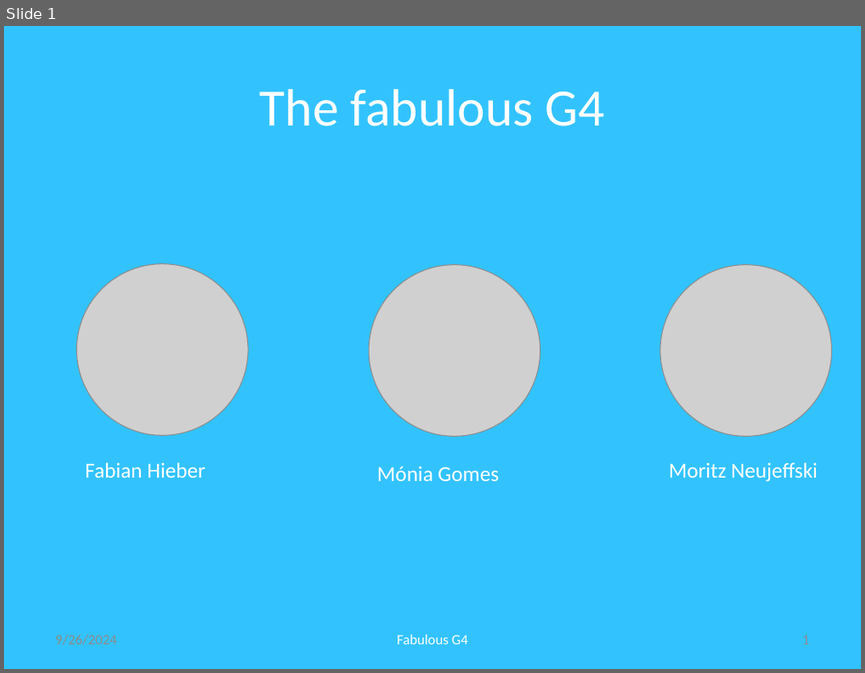
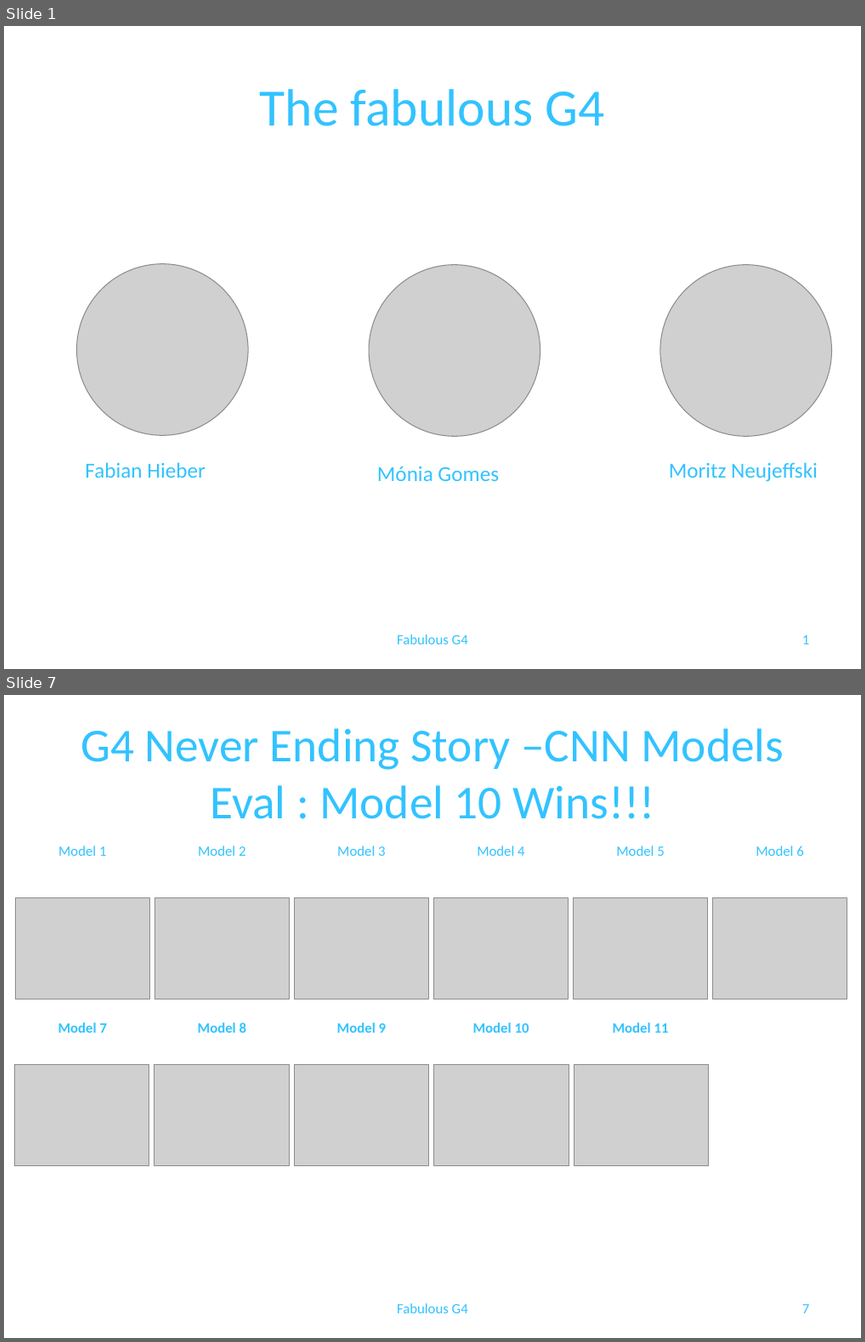
Before and after one commit to babyodacode/image_classification_project, a slide deck: docs/Deep learning Image Classification with CNN_G4.pptx. Shown one above the other, each under a label of ours: slide 1 before the commit, slides 1 and 7 after it; the slides between them are not shown. The pictures are 865x673 and 865x1342 pixels, drawn with LibreOffice and Linux fonts; fonts in the diff are those of the drawing; grey boxes stand for pictures. Boxes give left, top, right and bottom in pixels: in the first picture for what was removed or moved away, otherwise in the second. Text is boxed around its words. In the diff, an @@ line names an element or a change of style, - is before the commit and + after.

```diff
--- a/docs/Deep learning Image Classification with CNN_G4.pptx
+++ b/docs/Deep learning Image Classification with CNN_G4.pptx
@@ slide 7 added at (x1=4, y1=695, x2=861, y2=1338), background #FFFFFF @@
@@ title added at (x1=80, y1=728, x2=783, y2=819), 39.6 pt, text #32C3FF @@
+G4 Never Ending Story –CNN Models Eval : Model 10 Wins!!!
@@ table added at (x1=12, y1=838, x2=851, y2=1182), 4 rows, 6 columns @@
+Model 1 | Model 2 | Model 3 | Model 4 | Model 5 | Model 6
+ |  |  |  |  | 
+Model 7 | Model 8 | Model 9 | Model 10 | Model 11 | 
+ |  |  |  |  | 
@@ picture added at (x1=15, y1=898, x2=149, y2=999) @@
@@ picture added at (x1=154, y1=898, x2=290, y2=999) @@
@@ picture added at (x1=295, y1=898, x2=429, y2=999) @@
@@ picture added at (x1=433, y1=898, x2=568, y2=999) @@
@@ picture added at (x1=573, y1=898, x2=708, y2=999) @@
@@ picture added at (x1=713, y1=898, x2=847, y2=999) @@
@@ picture added at (x1=14, y1=1064, x2=148, y2=1165) @@
@@ picture added at (x1=154, y1=1064, x2=289, y2=1165) @@
@@ picture added at (x1=295, y1=1064, x2=429, y2=1165) @@
@@ picture added at (x1=434, y1=1064, x2=568, y2=1165) @@
@@ picture added at (x1=574, y1=1064, x2=709, y2=1165) @@
@@ text added at (x1=397, y1=1303, x2=468, y2=1313), 12 pt, text #32C3FF @@
+Fabulous G4
@@ page number added at (x1=802, y1=1304, x2=809, y2=1313), 12 pt, text #32C3FF @@
+7
@@ slide 1 changed as well @@
@@ background #32C3FF to #FFFFFF @@
@@ text removed at (x1=55, y1=634, x2=116, y2=645) @@
-9/26/2024
@@ text colour #FFFFFF to #32C3FF in 5 elements at (x1=260, y1=89, x2=604, y2=126), (x1=669, y1=462, x2=817, y2=482), (x1=377, y1=465, x2=499, y2=481), (x1=85, y1=462, x2=205, y2=477), (x1=397, y1=634, x2=468, y2=644) @@
@@ page number at (x1=802, y1=635, x2=809, y2=644): text colour #8C8C8C to #32C3FF @@
```
Also in this commit, not shown: 5 other slides changed, 3 other slides added, 8 slides removed, 2 other files.
